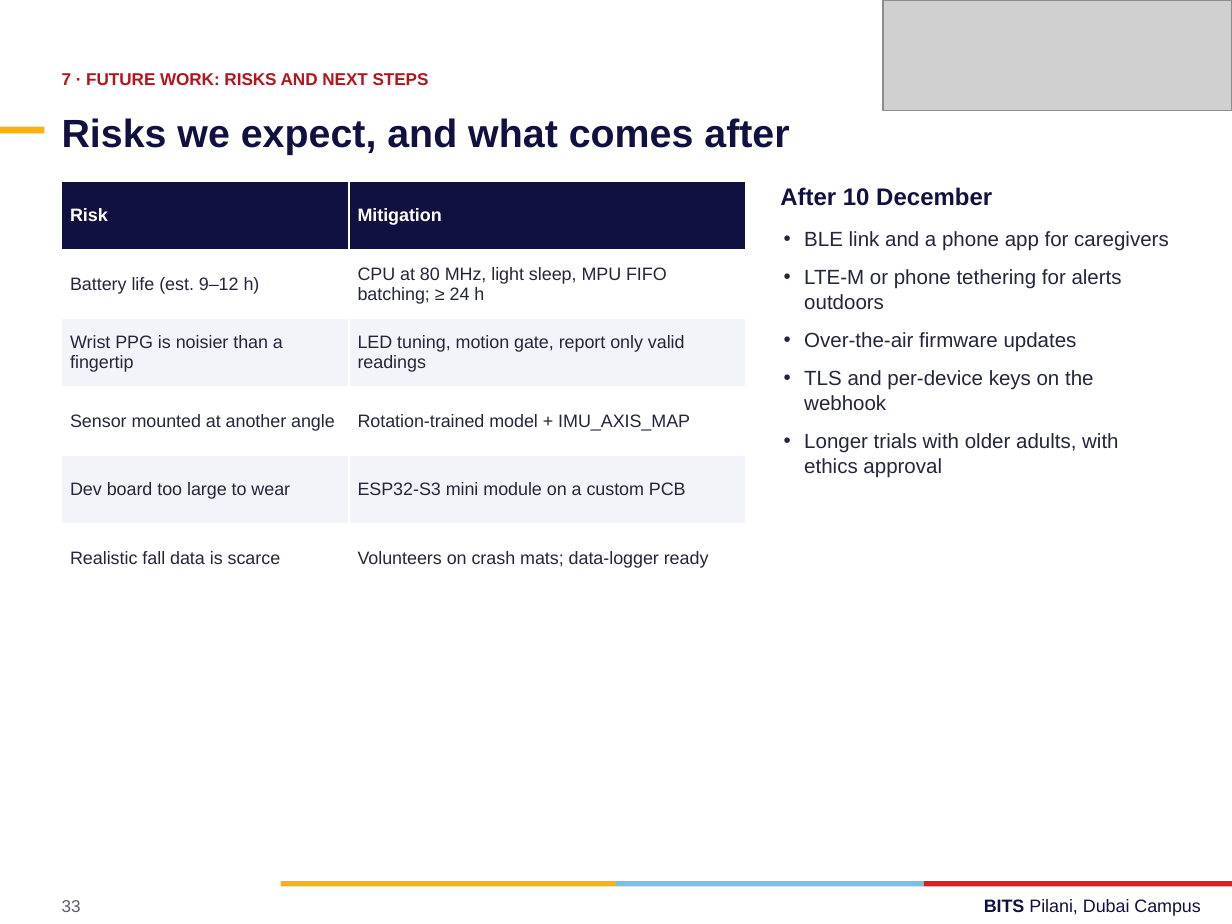
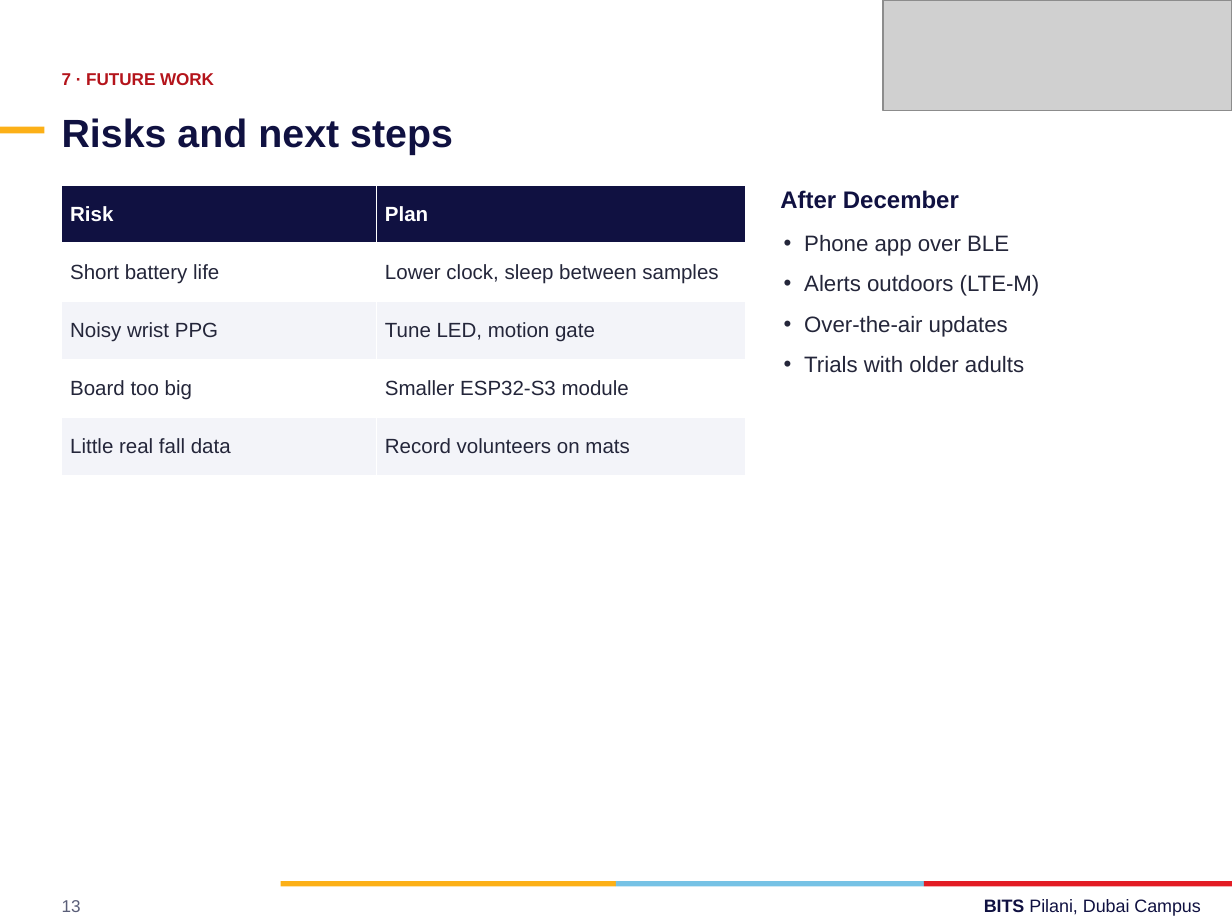
Before and after one commit to f20230104-dotcom/Vital-armband, a slide deck: slide 13 of docs/Vital_Wristband_BITS_F312.pptx (slide 33 before the commit). Drawn at 1232x924 pixels with LibreOffice and Linux fonts; fonts in the diff are those of the drawing; grey boxes stand for pictures. Boxes give left, top, right and bottom in pixels: in the first picture for what was removed or moved away, otherwise in the second. Text is boxed around its words. In the diff, an @@ line names an element or a change of style, - is before the commit and + after.

```diff
--- a/docs/Vital_Wristband_BITS_F312.pptx
+++ b/docs/Vital_Wristband_BITS_F312.pptx
@@ text at (62, 73, 214, 85): text changed @@
-7 · FUTURE WORK: RISKS AND NEXT STEPS
+7 · FUTURE WORK
@@ text at (62, 118, 453, 155): text changed @@
-Risks we expect, and what comes after
+Risks and next steps
@@ table at (62, 185, 747, 476) @@
-row 1: Risk | Mitigation
-row 2: Battery life (est. 9–12 h) | CPU at 80 MHz, light sleep, MPU FIFO batching; ≥ 24 h
-row 3: Wrist PPG is noisier than a fingertip | LED tuning, motion gate, report only valid readings
-row 4: Sensor mounted at another angle | Rotation-trained model + IMU_AXIS_MAP
-row 5: Dev board too large to wear | ESP32-S3 mini module on a custom PCB
-row 6: Realistic fall data is scarce | Volunteers on crash mats; data-logger ready
+row 1: Risk | Plan
+row 2: Short battery life | Lower clock, sleep between samples
+row 3: Noisy wrist PPG | Tune LED, motion gate
+row 4: Board too big | Smaller ESP32-S3 module
+row 5: Little real fall data | Record volunteers on mats
@@ table: place and size @@
-table at (62, 181, 745, 591)
+table at (62, 185, 747, 476)
@@ text at (780, 190, 959, 209): text changed @@
-After 10 December
+After December
@@ text at (804, 235, 1040, 373): text changed; size 12 to 13 pt @@
-• BLE link and a phone app for caregivers
-• LTE-M or phone tethering for alerts outdoors
-• Over-the-air firmware updates
-• TLS and per-device keys on the webhook
-• Longer trials with older adults, with ethics approval
+• Phone app over BLE
+• Alerts outdoors (LTE-M)
+• Over-the-air updates
+• Trials with older adults
@@ text at (62, 900, 81, 912): text changed @@
-33
+13
```
Also in this commit, not shown: 7 other slides changed, 6 slides added, 26 slides removed, 2 other files.
